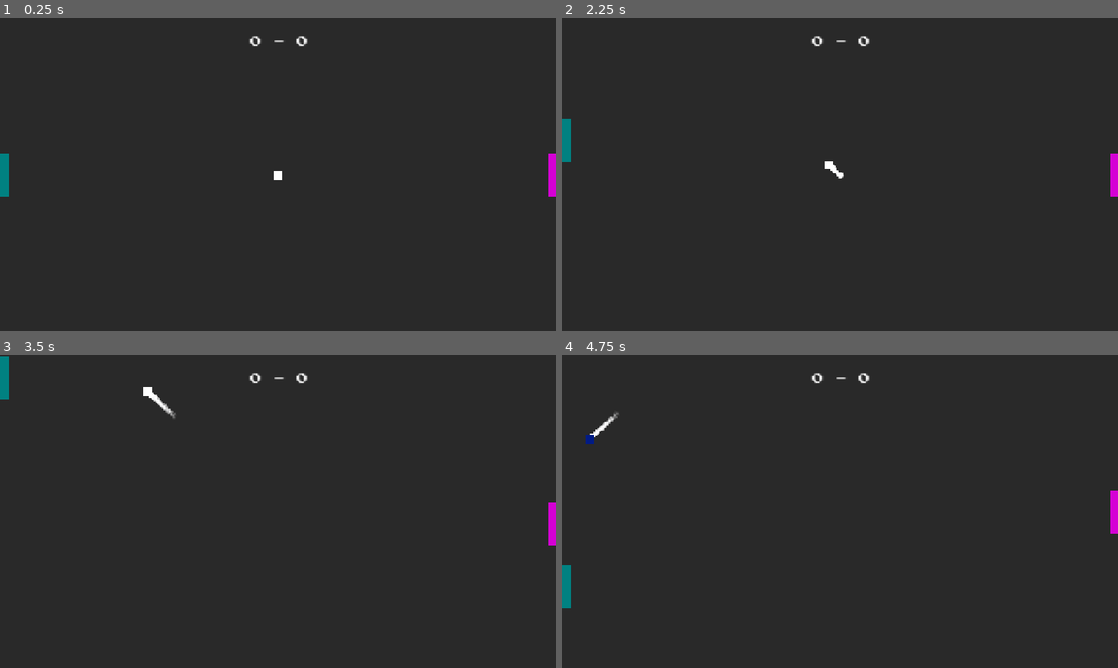
Above: before the commit, frames 1-4 (two rows, left to right).
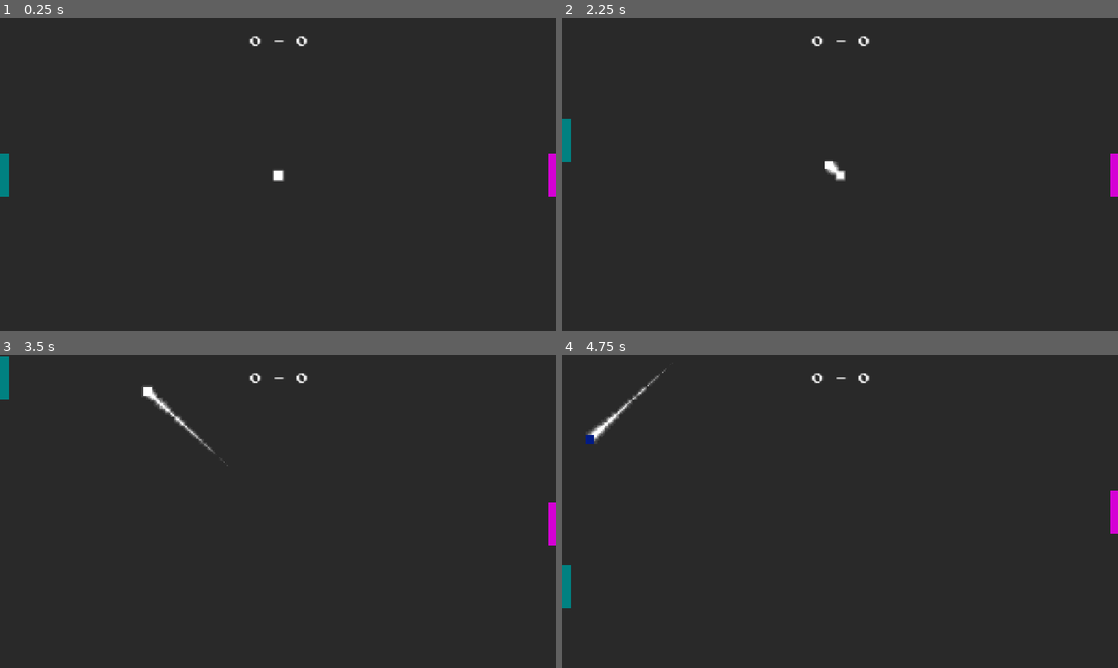
Above: after the commit, the same moments.

Repository: Sai-11011/Neon-pong
Game: Godot game, scene res://scenes/main.tscn
The game is run twice, just before and just after one commit, with the same random seed, the same clock (stepped at 60 frames per second) and the same inputs.
Inputs:
- Up to frame 1 (0.25 s): no input
- Up to frame 2 (2.25 s): tap Enter at 0.5 s; hold W (p1_up) 0.53-1.28 s; tap Down (p2_down) at 0.6 s; hold S (p1_down) 1.28-2.03 s; tap Up (p2_up) at 1.35 s; hold W (p1_up) from 2.03 s (still down); tap Space (resume) at 2.1 s
- Up to frame 3 (3.5 s): keep holding W (p1_up); tap Down (p2_down) at 2.85 s
- Up to frame 4 (4.75 s): release W (p1_up) at 3.53 s; hold S (p1_down) from 3.53 s (still down); tap Up (p2_up) at 3.6 s; tap Space (resume) at 4.35 s

The runs differ from the first frame. In frame 1, less than 0.1% of the frame differs, in the area x 49-52%, y 48-53%; in frame 2, less than 0.1%; in frame 3, 0.2%; in frame 4, 0.2%, in the area x 4-19%, y 4-28%.

Commit message:
Particals update

Diff:
--- /dev/null
+++ b/Assets/sprites/Particals.svg
@@ -0,0 +1,14 @@
+<svg width="64" height="64" viewBox="0 0 64 64" fill="none" xmlns="http://www.w3.org/2000/svg">
+<!-- Central Core -->
+<rect x="24" y="24" width="16" height="16" rx="2" fill="white"/>
+
+<!-- Outer Glowa -->
+
+<rect x="16" y="16" width="32" height="32" rx="4" fill="white" fill-opacity="0.3">
+<animate attributeName="fill-opacity" values="0.3;0.1;0.3" dur="2s" repeatCount="indefinite" />
+</rect>
+
+<!-- Faded Edge -->
+
+<rect x="8" y="8" width="48" height="48" rx="6" fill="white" fill-opacity="0.1"/>
+</svg>
--- a/scenes/ball.tscn
+++ b/scenes/ball.tscn
@@ -2,17 +2,11 @@
 
 [ext_resource type="Script" uid="uid://bbtsdo4poheia" path="res://Scripts/ball.gd" id="1_7s4qf"]
 [ext_resource type="AudioStream" uid="uid://bnsc1ks62c8vf" path="res://Assets/Audio/hit_wall.wav" id="2_cxlvu"]
+[ext_resource type="Texture2D" uid="uid://jtemxpmajc63" path="res://Assets/sprites/Particals.svg" id="2_f7cbr"]
 
-[sub_resource type="Gradient" id="Gradient_f7cbr"]
-offsets = PackedFloat32Array(0)
-colors = PackedColorArray(1, 1, 1, 1)
-
-[sub_resource type="GradientTexture2D" id="GradientTexture2D_4dx81"]
-gradient = SubResource("Gradient_f7cbr")
-width = 5
-height = 5
-fill = 2
-metadata/_snap_enabled = true
+[sub_resource type="Curve" id="Curve_f7cbr"]
+_data = [Vector2(0.02352941, 1), 0.0, 0.0, 0, 0, Vector2(0.5, 0.50561804), 0.0, 0.0, 0, 0, Vector2(1, 0), 0.0, 0.0, 0, 0]
+point_count = 3
 
 [sub_resource type="Gradient" id="Gradient_cxlvu"]
 offsets = PackedFloat32Array(0, 0.9930556)
@@ -26,13 +20,13 @@
 script = ExtResource("1_7s4qf")
 
 [node name="CPUParticles2D" type="CPUParticles2D" parent="."]
-amount = 150
-texture = SubResource("GradientTexture2D_4dx81")
-lifetime = 0.3
+amount = 100
+texture = ExtResource("2_f7cbr")
 draw_order = 1
-emission_shape = 1
-emission_sphere_radius = 6.0
 gravity = Vector2(0, 0)
+scale_amount_min = 0.1
+scale_amount_max = 0.6
+scale_amount_curve = SubResource("Curve_f7cbr")
 color_ramp = SubResource("Gradient_cxlvu")
 
 [node name="ColorRect" type="ColorRect" parent="."]
